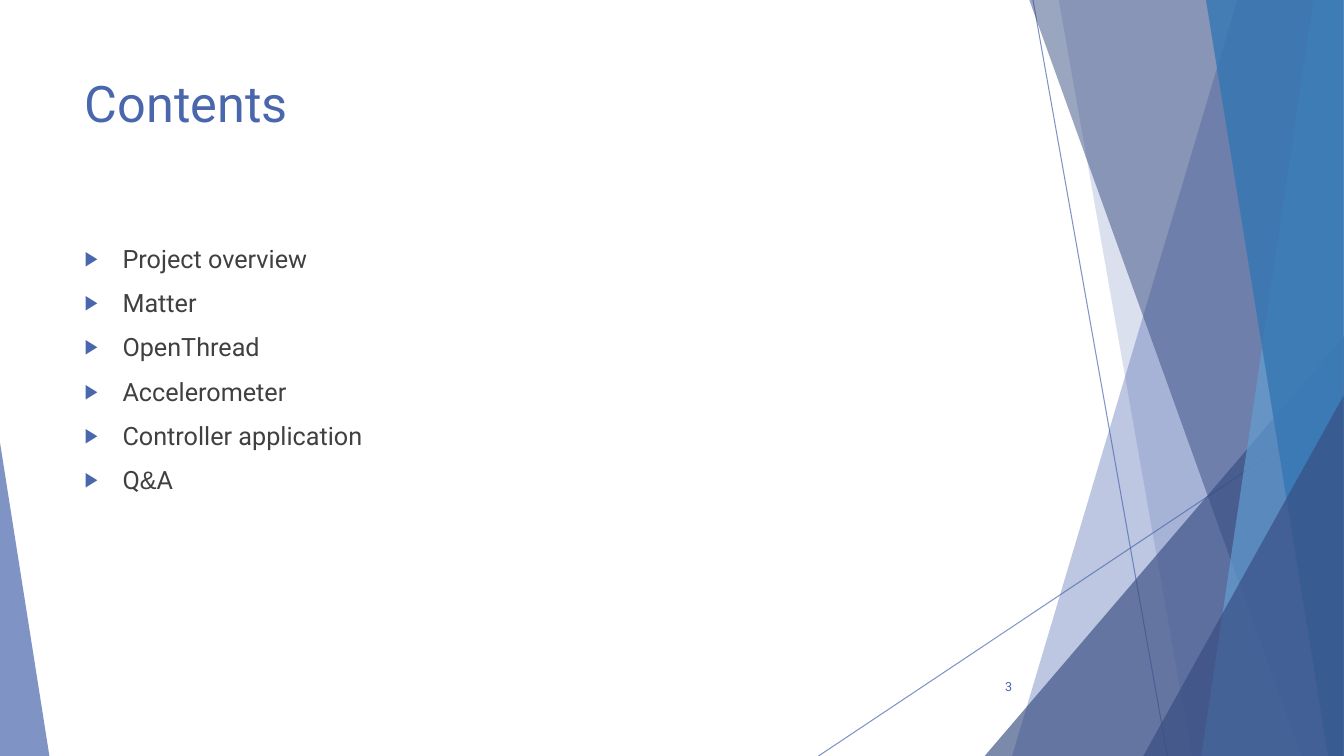
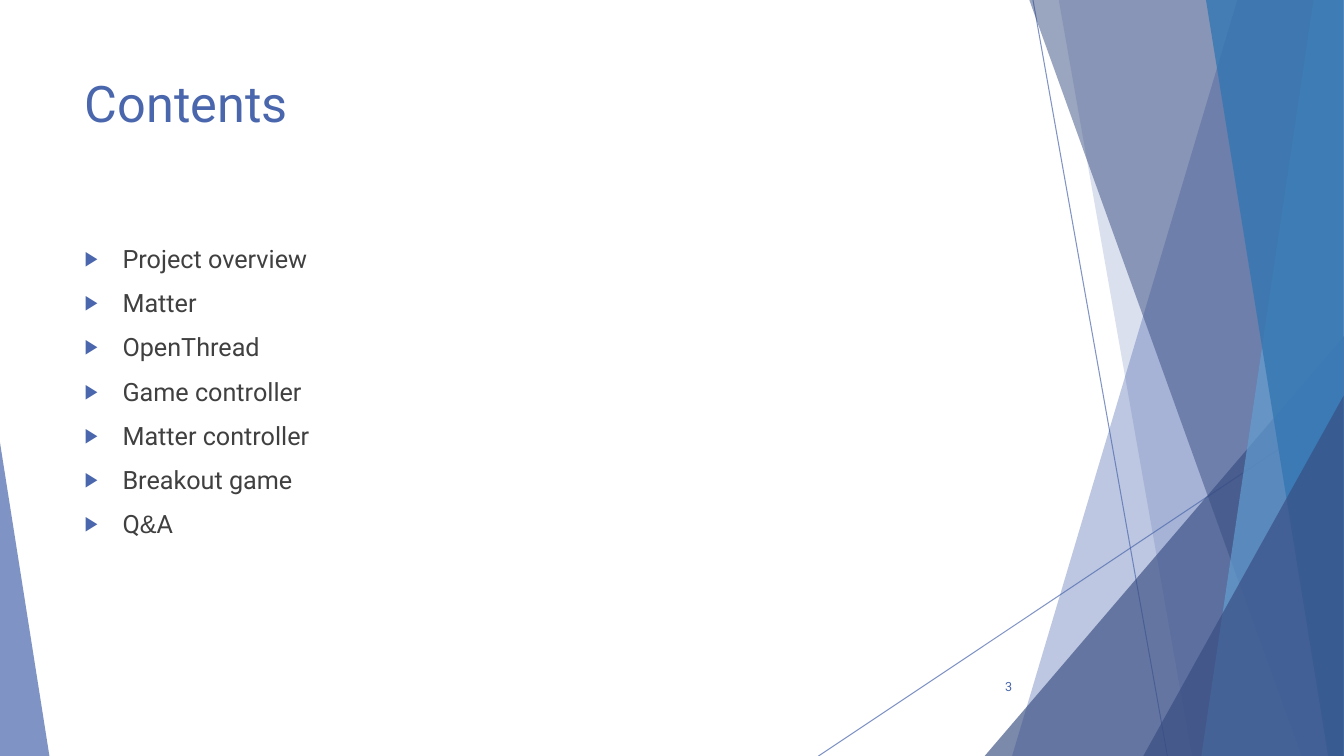
Before and after one commit to GysenBart/ProjectThreadMatter, a slide deck: slide 3 of Presentatie/ProjectThreadMatter.pptx. Drawn at 1344x756 pixels with LibreOffice and Linux fonts; fonts in the diff are those of the drawing. Boxes give left, top, right and bottom in pixels: in the first picture for what was removed or moved away, otherwise in the second. Text is boxed around its words. In the diff, an @@ line names an element or a change of style, - is before the commit and + after.

Commit message:
finished Matter section, added all the sections

```diff
--- a/Presentatie/ProjectThreadMatter.pptx
+++ b/Presentatie/ProjectThreadMatter.pptx
@@ text at bbox=[123, 382, 309, 495]: text changed @@
-▶ Accelerometer
-▶ Controller application
+▶ Game controller
+▶ Matter controller
+▶ Breakout game
```
Also in this commit, not shown: 9 other slides changed, 4 slides added, 1 slide removed.
